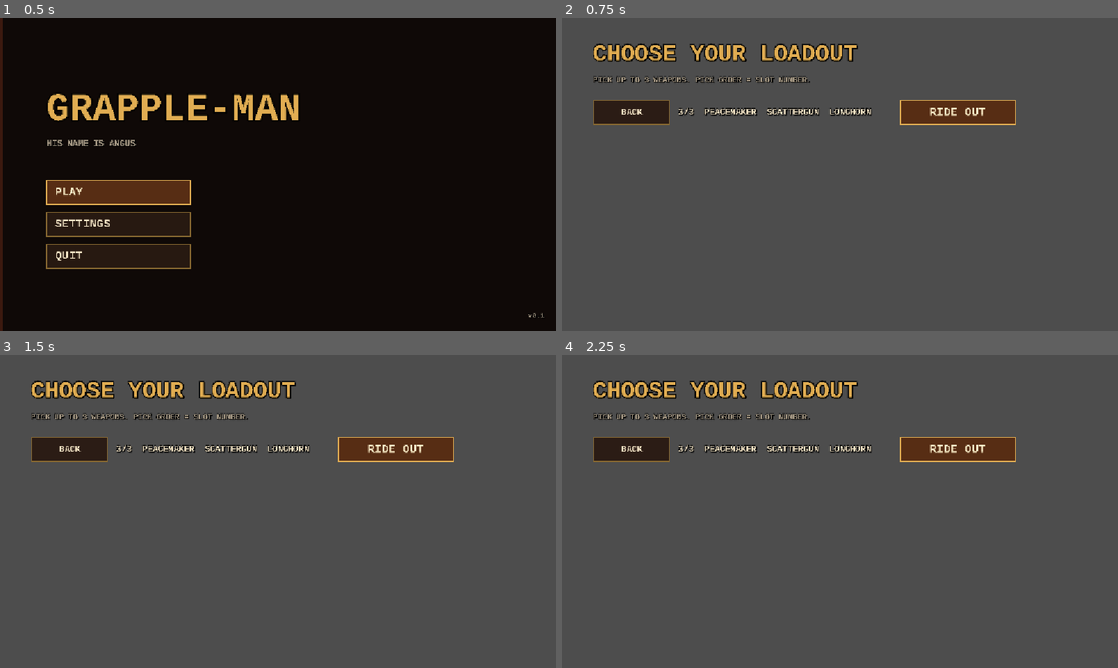
Above: before the commit, frames 1-4 (two rows, left to right).
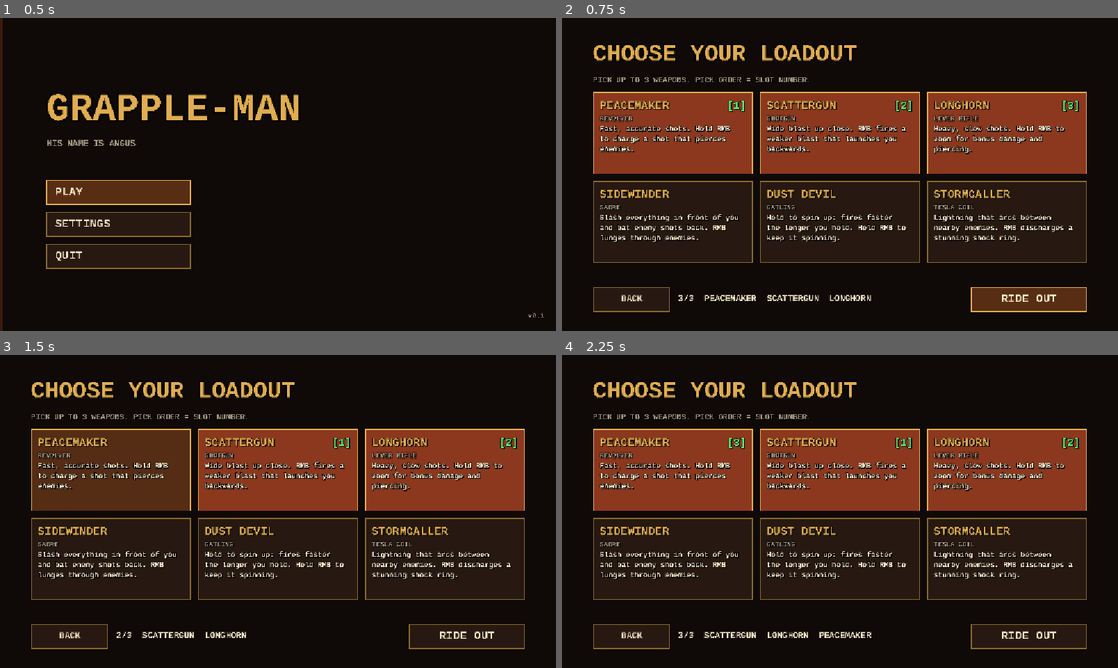
Above: after the commit, the same moments.

Repository: zenix2201-hash/Grapple-Man
Game: Godot game, scene res://Scenes/main_menu.tscn
Same seed, same stepped clock (60 frames per second), same inputs: the game is played once before the commit and once after it.
Inputs (mouse positions are in pixels of both pictures, inside the frame that each line leads up to):
- Up to frame 1 (0.5 s): no input
- Up to frame 2 (0.75 s): click "PLAY" at 0.5 s
- Up to frame 3 (1.5 s): click (100, 470) at 1.27 s
- Up to frame 4 (2.25 s): click (673, 470) at 2.02 s

Frame 1 is identical in both runs. In frame 2, 97% of the frame differs, in the area x 0-100%, y 0-100%; in frame 3, 97%; in frame 4, 97%.

Commit message:
Weapons and loadout3

Diff:
--- a/UI/loadout_menu.gd
+++ b/UI/loadout_menu.gd
@@ -11,7 +11,7 @@
 
 
 func _ready() -> void:
-	set_anchors_preset(Control.PRESET_FULL_RECT)
+	set_anchors_and_offsets_preset(Control.PRESET_FULL_RECT)
 	theme = UITheme.get_theme()
 	get_tree().paused = false
 	Input.mouse_mode = Input.MOUSE_MODE_VISIBLE
@@ -30,11 +30,11 @@
 func _build() -> void:
 	var bg := ColorRect.new()
 	bg.color = Color(0.06, 0.035, 0.03)
-	bg.set_anchors_preset(Control.PRESET_FULL_RECT)
+	bg.set_anchors_and_offsets_preset(Control.PRESET_FULL_RECT)
 	add_child(bg)
 
 	var margin := MarginContainer.new()
-	margin.set_anchors_preset(Control.PRESET_FULL_RECT)
+	margin.set_anchors_and_offsets_preset(Control.PRESET_FULL_RECT)
 	for side in ["margin_left", "margin_right"]:
 		margin.add_theme_constant_override(side, 64)
 	margin.add_theme_constant_override("margin_top", 48)
@@ -127,13 +127,9 @@
 
 func _on_card_toggled(on: bool, id: String) -> void:
 	if on:
-		if _selected.size() >= WeaponDB.MAX_LOADOUT:
-			# Belt is full: refuse the pick.
-			Sfx.play("hurt", -12.0, 1.6)
-			(_cards[id] as Button).set_pressed_no_signal(false)
-			_flash_summary()
-			return
 		if not _selected.has(id):
+			if _selected.size() >= WeaponDB.MAX_LOADOUT:
+				_selected.pop_back() # Belt full: swap out the last pick
 			_selected.append(id)
 		Sfx.play("ui_select", -8.0)
 	else:
--- a/Weapon Systems/Gatling/gatling.tscn
+++ b/Weapon Systems/Gatling/gatling.tscn
@@ -1,6 +1,10 @@
 [gd_scene format=3 uid="uid://bnynyiiw6a61t"]
 
-[ext_resource type="Script" uid="uid://dm2057otv68ma" path="res://Weapon Systems/Gatling/gatling.gd" id="1_6ykqk"]
+[ext_resource type="Script" uid="uid://dm2057otv68ma" path="res://Weapon Systems/Gatling/Gatling.gd" id="1_6ykqk"]
 
-[node name="Gatling" type="Node2D" unique_id=8430479]
+[node name="Gatling" type="Node3D"]
 script = ExtResource("1_6ykqk")
+weapon_name = "DUST DEVIL"
+damage = 7.0
+fire_rate = 0.05
+recoil = 0.04
--- a/Weapon Systems/Rifle/rifle.tscn
+++ b/Weapon Systems/Rifle/rifle.tscn
@@ -2,5 +2,9 @@
 
 [ext_resource type="Script" uid="uid://dqb6lms4y53mg" path="res://Weapon Systems/Rifle/rifle.gd" id="1_fxohg"]
 
-[node name="Rifle" type="Node2D" unique_id=411229340]
+[node name="Rifle" type="Node3D" unique_id=656044046]
 script = ExtResource("1_fxohg")
+weapon_name = "LONGHORN"
+damage = 40.0
+fire_rate = 0.75
+recoil = 0.35
--- a/Weapon Systems/Sword/sword.tscn
+++ b/Weapon Systems/Sword/sword.tscn
@@ -2,5 +2,10 @@
 
 [ext_resource type="Script" uid="uid://bv318o82s3uwg" path="res://Weapon Systems/Sword/sword.gd" id="1_vxjgn"]
 
-[node name="Sword" type="Node2D" unique_id=513426380]
+[node name="Sword" type="Node3D"]
 script = ExtResource("1_vxjgn")
+weapon_name = "SIDEWINDER"
+damage = 35.0
+fire_rate = 0.38
+recoil = 0.05
+max_range = 3.0
--- a/Weapon Systems/Tesla/tesla.tscn
+++ b/Weapon Systems/Tesla/tesla.tscn
@@ -2,5 +2,10 @@
 
 [ext_resource type="Script" uid="uid://barmnpbpqnh27" path="res://Weapon Systems/Tesla/tesla.gd" id="1_moof1"]
 
-[node name="Tesla" type="Node2D" unique_id=711455590]
+[node name="Tesla" type="Node3D"]
 script = ExtResource("1_moof1")
+weapon_name = "STORMCALLER"
+damage = 26.0
+fire_rate = 0.55
+recoil = 0.2
+max_range = 60.0
--- a/Weapon Systems/WeaponManager.gd
+++ b/Weapon Systems/WeaponManager.gd
@@ -35,17 +35,6 @@
 	if not GameState.loadout.is_empty():
 		_apply_loadout(GameState.loadout)
 
-func _apply_loadout(ids: Array) -> void:
-	for child in get_children():
-		if child is Weapon:
-			remove_child(child)
-			child.queue_free()
-	for id in ids:
-		var w: Weapon = WeaponDB.instantiate(String(id))
-		if w != null:
-			add_child(w)
-
-
 	# Automatically find and register all weapons placed inside this manager
 	for child in get_children():
 		if child is Weapon:
@@ -64,6 +53,18 @@
 	# Equip the first gun if any exist
 	if weapons.size() > 0:
 		switch_weapon(0)
+
+
+func _apply_loadout(ids: Array) -> void:
+	for child in get_children():
+		if child is Weapon:
+			remove_child(child)
+			child.queue_free()
+	for id in ids:
+		var w: Weapon = WeaponDB.instantiate(String(id))
+		if w != null:
+			add_child(w)
+
 
 
 func _unhandled_input(event: InputEvent) -> void:
